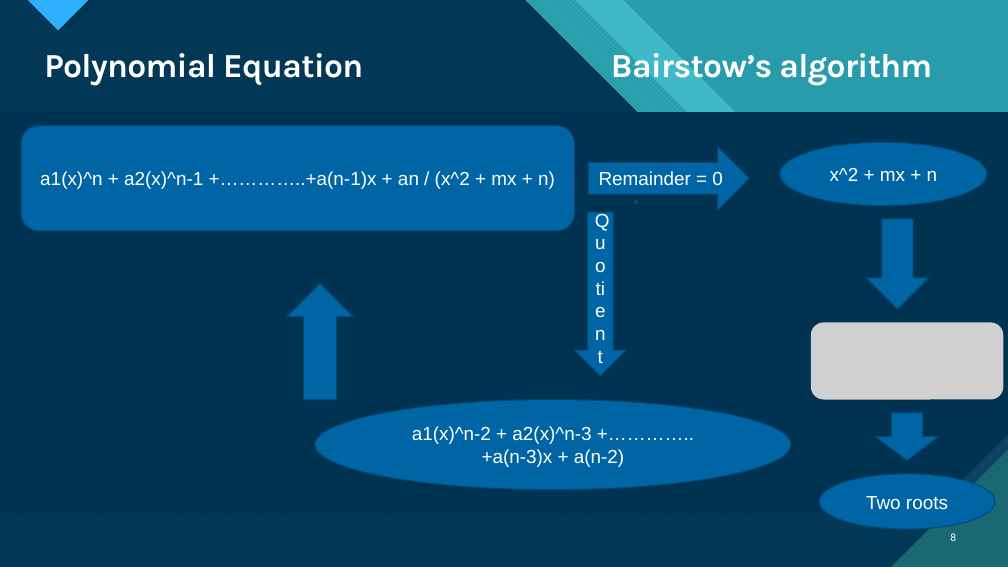
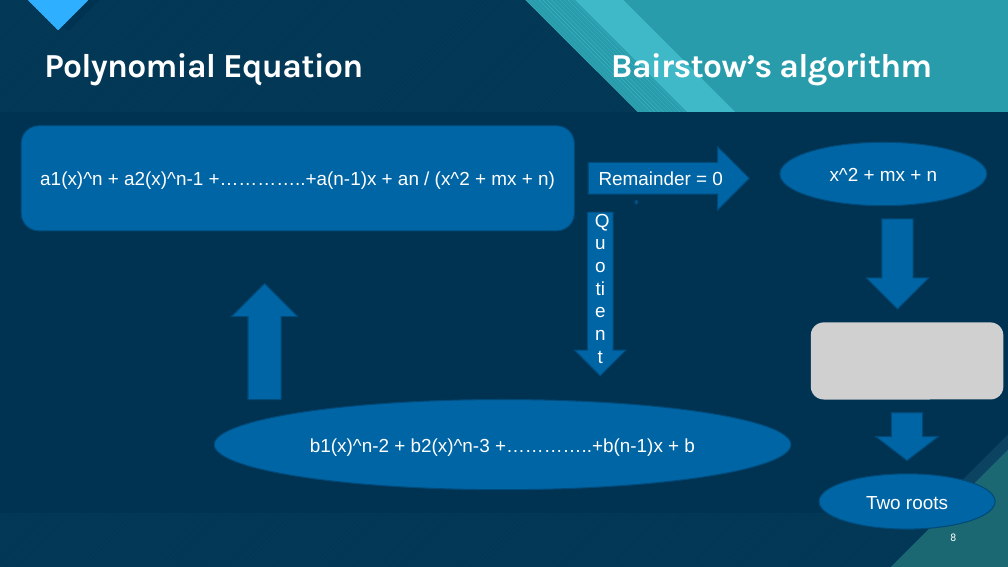
Before and after one commit to mdSakibAlHasan/SPL-1, a slide deck: slide 8 of Slide.pptx. Drawn at 1008x567 pixels with LibreOffice and Linux fonts; fonts in the diff are those of the drawing; grey boxes stand for pictures. Boxes give left, top, right and bottom in pixels: in the first picture for what was removed or moved away, otherwise in the second. Text is boxed around its words. In the diff, an @@ line names an element or a change of style, - is before the commit and + after.

Commit message:
added slide

```diff
--- a/Slide.pptx
+++ b/Slide.pptx
@@ up arrow: place and size @@
-up arrow at [287, 284, 354, 399]
+up arrow at [231, 284, 298, 399]
@@ ellipse "b1(x)^n-2 + b2(x)^n-3 +…………..+b(n-1)x + ...": place and size @@
-ellipse "b1(x)^n-2 + b2(x)^n-3 +…………..+b(n-1)x + ..." at [315, 399, 792, 489]
+ellipse "b1(x)^n-2 + b2(x)^n-3 +…………..+b(n-1)x + ..." at [214, 399, 791, 489]
@@ text in ellipse at [310, 438, 695, 456]: text changed @@
-a1(x)^n-2 + a2(x)^n-3 +…………..+a(n-3)x + a(n-2)
+b1(x)^n-2 + b2(x)^n-3 +…………..+b(n-1)x + b
```
Also in this commit, not shown: 4 other slides changed, 4 other files.
